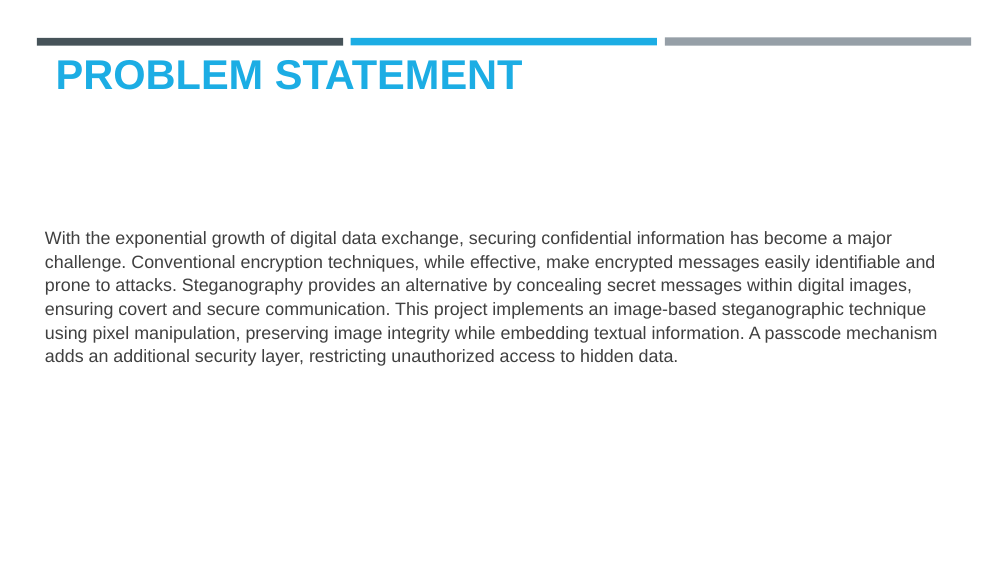
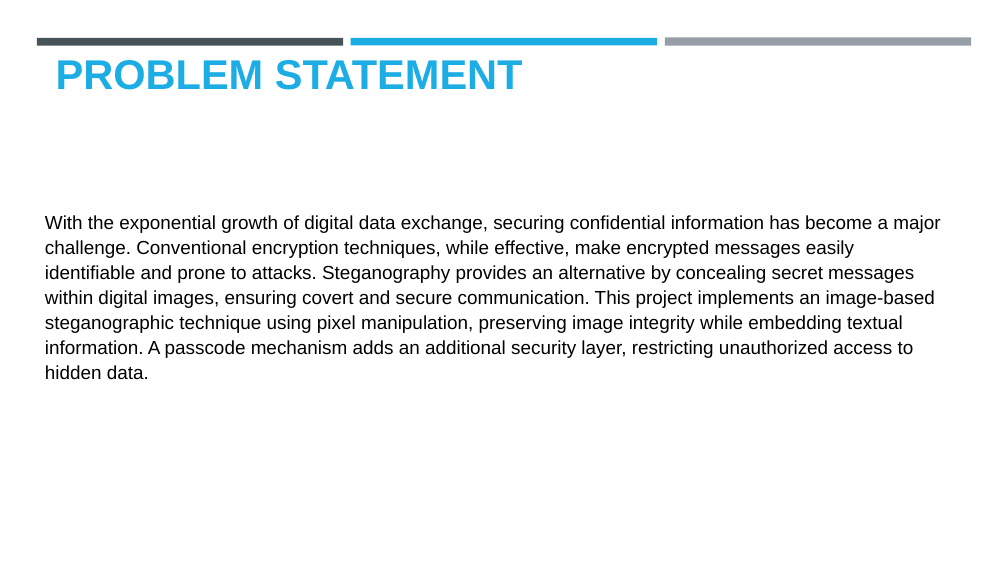
Before and after one commit to KarunyaChavan/Steganography-Edunet_Cybersecurity-Internship-2025, a slide deck: slide 3 of EduNet_CyberSecurity_Steganography.pptx. Drawn at 1008x567 pixels with LibreOffice and Linux fonts; fonts in the diff are those of the drawing; background and template pictures are left out. Boxes give left, top, right and bottom in pixels: in the first picture for what was removed or moved away, otherwise in the second. Text is boxed around its words. In the diff, an @@ line names an element or a change of style, - is before the commit and + after.

```diff
--- a/EduNet_CyberSecurity_Steganography.pptx
+++ b/EduNet_CyberSecurity_Steganography.pptx
@@ text "With the exponential growth of ..." at box(45, 215, 940, 380): size 17 to 18 pt, text colour #404040 to #000000 @@
```
Also in this commit, not shown: 3 other slides changed.
